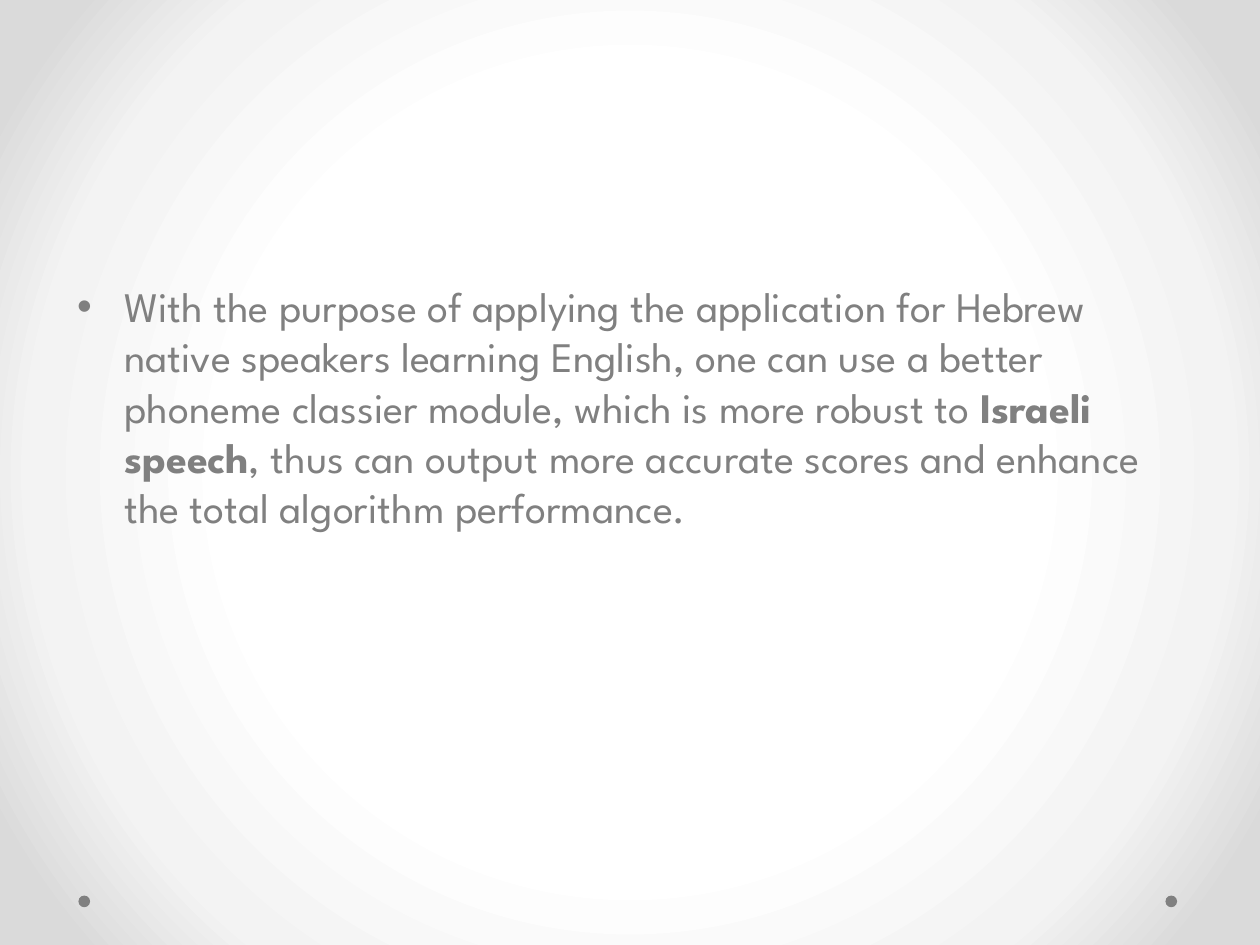
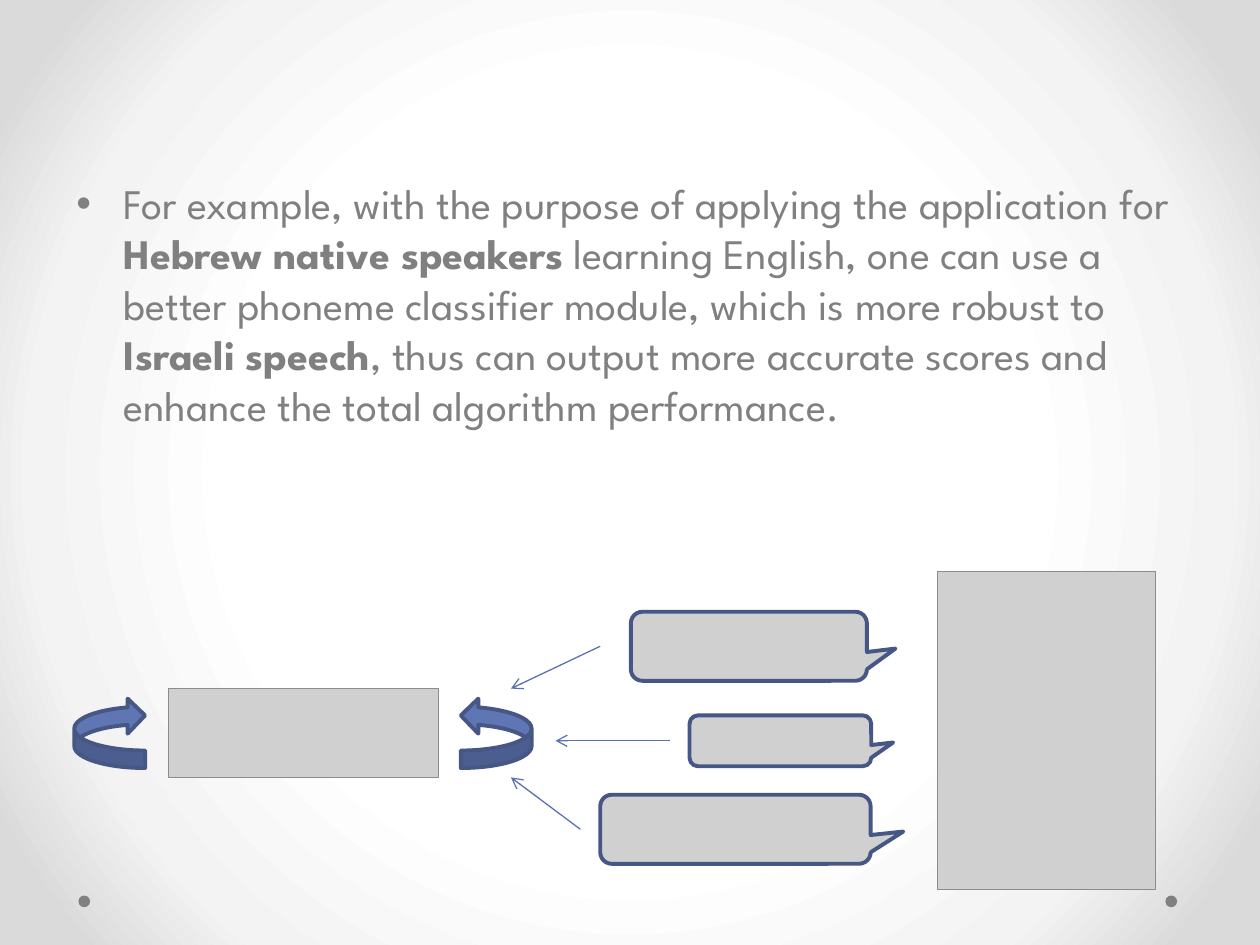
Before and after one commit to nitzanz2/pronunciation-feedback, a slide deck: slide 53 of Pronanciation-feedback - Slideshow.pptx (slide 52 before the commit). Drawn at 1260x945 pixels with LibreOffice and Linux fonts; fonts in the diff are those of the drawing; grey boxes stand for pictures. Boxes give left, top, right and bottom in pixels: in the first picture for what was removed or moved away, otherwise in the second. Text is boxed around its words. In the diff, an @@ line names an element or a change of style, - is before the commit and + after.

```diff
--- a/Pronanciation-feedback - Slideshow.pptx
+++ b/Pronanciation-feedback - Slideshow.pptx
@@ text at (124, 189, 1169, 430): text changed @@
-• With the purpose of applying the application for Hebrew native speakers learning English, one can use a better phoneme classier module, which is more robust to Israeli speech, thus can output more accurate scores and enhance the total algorithm performance.
+• For example, with the purpose of applying the application for Hebrew native speakers learning English, one can use a better phoneme classifier module, which is more robust to Israeli speech, thus can output more accurate scores and enhance the total algorithm performance.
@@ picture added at (937, 572, 1155, 890) @@
@@ group added at (74, 612, 871, 864): 4 pictures, 3 arrows, 2 curved left arrows @@
```
Also in this commit, not shown: 13 other slides changed, 4 slides added, 1 other file.
